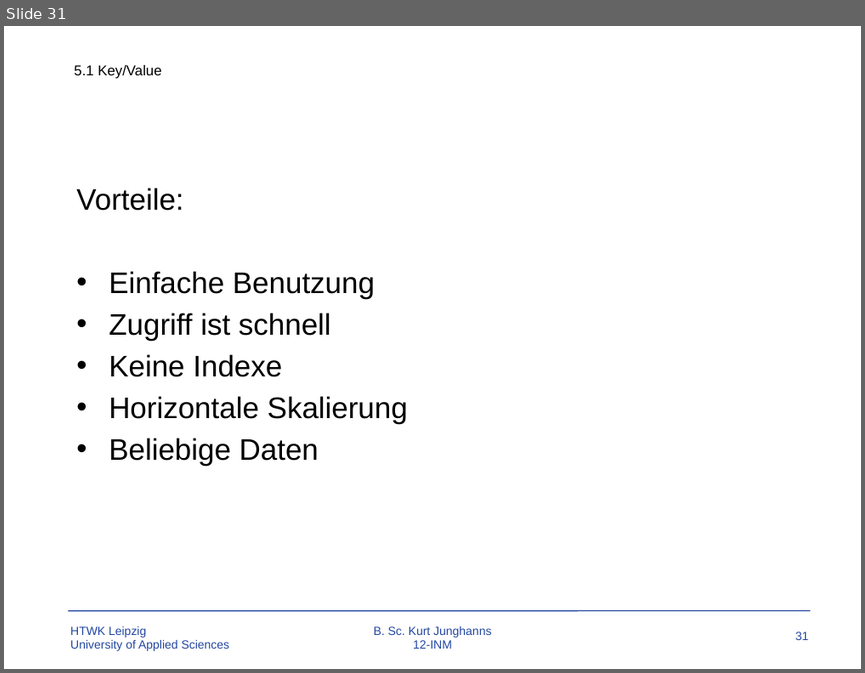
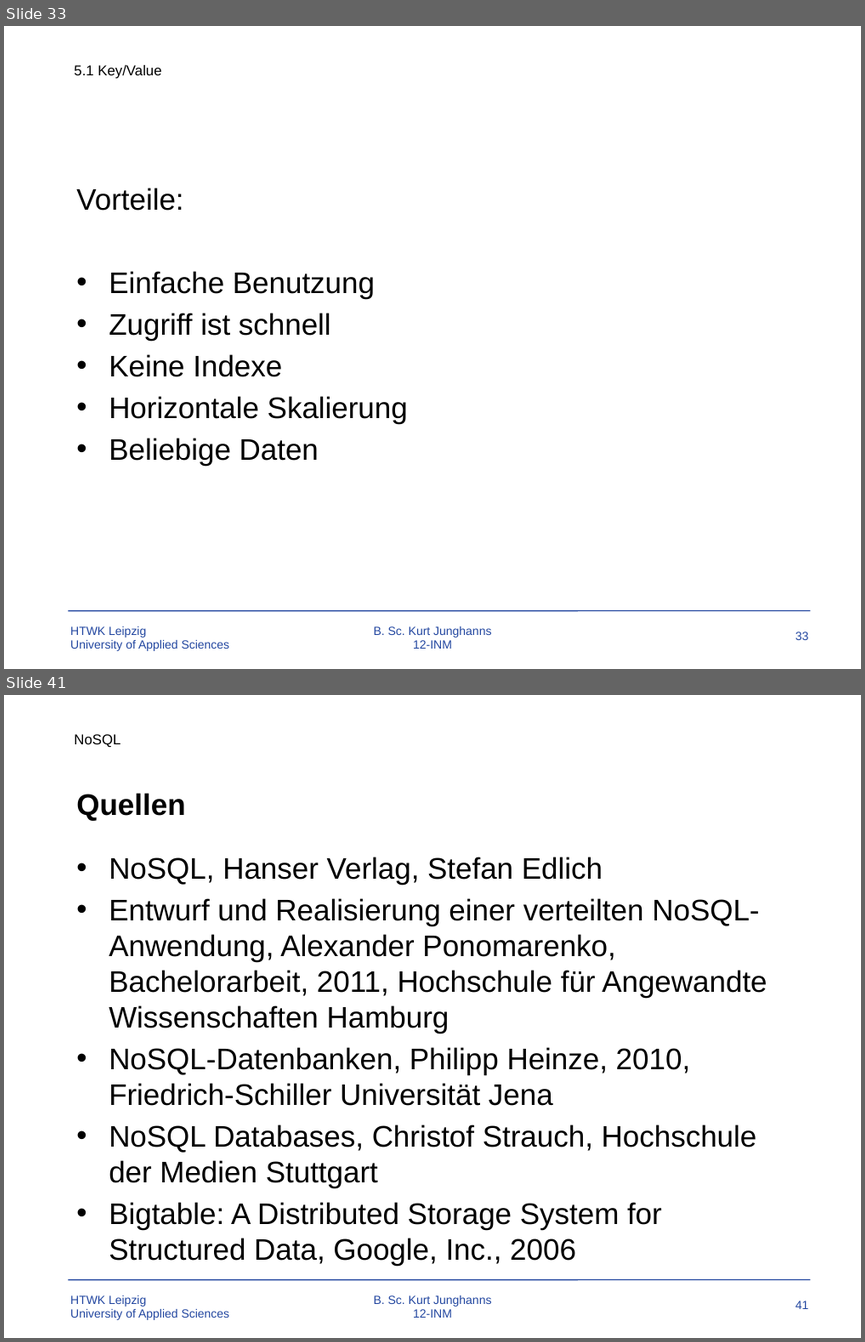
Before and after one commit to TBoonX/OS-Datenbanken, a slide deck: Praesentation.pptx. Shown one above the other, each under a label of ours: slide 31 before the commit, slides 33 and 41 after it; the slides between them are not shown. The pictures are 865x673 and 865x1342 pixels, drawn with LibreOffice and Linux fonts; fonts in the diff are those of the drawing; background and template pictures are left out. Boxes give left, top, right and bottom in pixels: in the first picture for what was removed or moved away, otherwise in the second. Text is boxed around its words. In the diff, an @@ line names an element or a change of style, - is before the commit and + after.

```diff
--- a/Praesentation.pptx
+++ b/Praesentation.pptx
@@ slide 41 added at [4, 695, 861, 1338], background #FFFFFF; not listed: 4 template elements that a slide beside it also shows @@
@@ text added at [74, 734, 120, 747], 12 pt, text #000000 @@
+NoSQL
@@ title added at [76, 793, 185, 821], 25 pt, text #000000, bold @@
+Quellen
@@ text added at [109, 857, 766, 1265], 25 pt, text #000000 @@
+• NoSQL, Hanser Verlag, Stefan Edlich
+• Entwurf und Realisierung einer verteilten NoSQL-Anwendung, Alexander Ponomarenko, Bachelorarbeit, 2011, Hochschule für Angewandte Wissenschaften Hamburg
+• NoSQL-Datenbanken, Philipp Heinze, 2010, Friedrich-Schiller Universität Jena
+• NoSQL Databases, Christof Strauch, Hochschule der Medien Stuttgart
+• Bigtable: A Distributed Storage System for Structured Data, Google, Inc., 2006
@@ what was slide 31 is now slide 33 @@
@@ page number at [795, 631, 809, 640]: text changed @@
-31
+33
```
Also in this commit, not shown: 7 slides changed, 7 other slides added, 4 other files.
